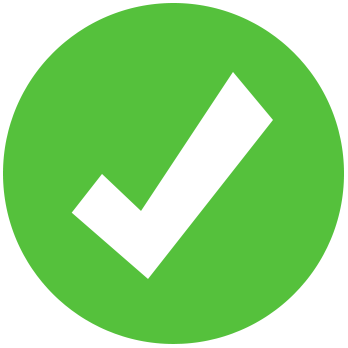
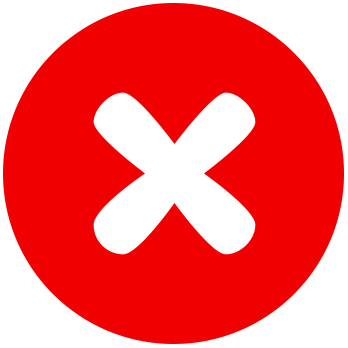
The second 348 × 348 image is a revision of the first. Changes to its layers:
showed "fail", painted on it over [left=3, top=3, right=344, bottom=344]
hid "pass", painted on it over [left=3, top=3, right=344, bottom=344]
